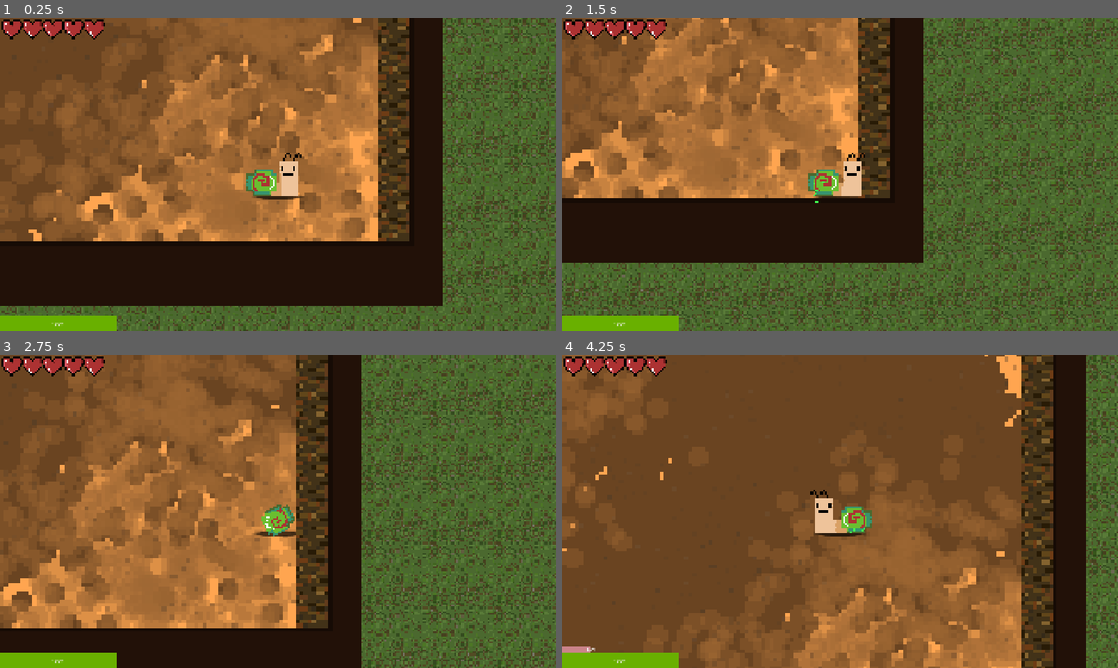
Above: before the commit, frames 1-4 (two rows, left to right).
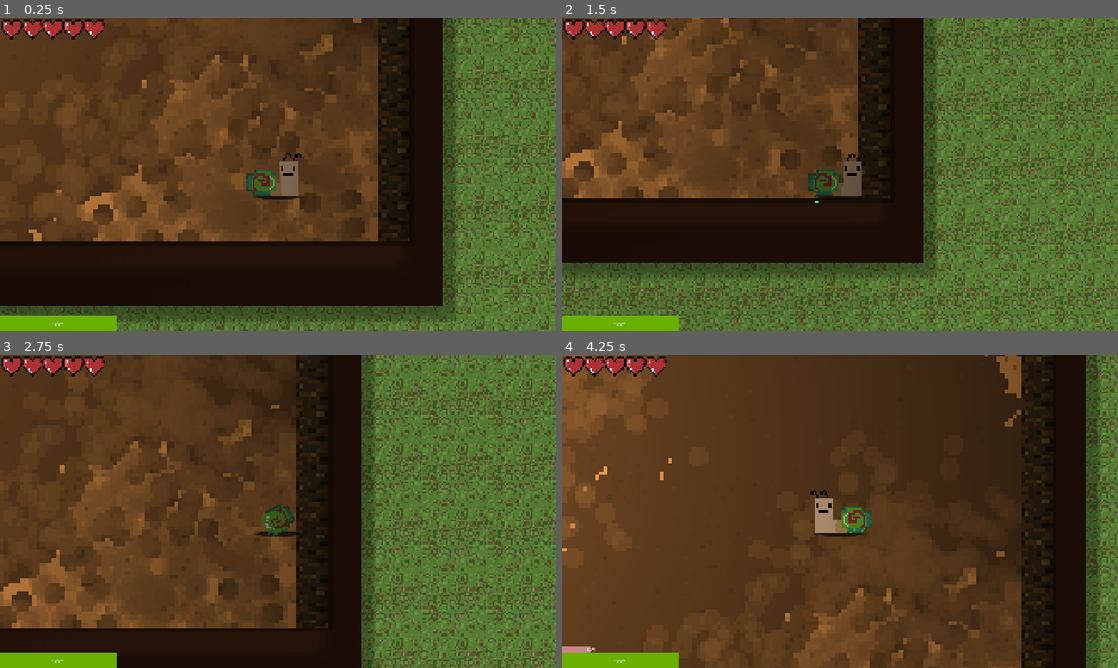
Above: after the commit, the same moments.

Repository: mark4pro/rogue-like
Game: Godot game, scene res://worldGen/testGen.tscn
Same seed, same stepped clock (60 frames per second), same inputs: the game is played once before the commit and once after it.
Inputs (mouse positions are in pixels of both pictures, inside the frame that each line leads up to):
- Up to frame 1 (0.25 s): no input
- Up to frame 2 (1.5 s): tap Enter at 0.5 s; move the mouse to (962, 158) at 0.52 s; hold D (right) 0.53-1.28 s; tap F6 (free_cam) at 0.6 s; click (962, 158) at 0.67 s; tap Space at 1.25 s; move the mouse to (728, 190) at 1.27 s; hold S (down) from 1.28 s (still down); tap E (pickup) at 1.35 s
- Up to frame 3 (2.75 s): move the mouse to (333, 442) at 2.02 s; release S (down) at 2.03 s; hold D (right) from 2.03 s (still down); tap Ctrl (roll) at 2.1 s
- Up to frame 4 (4.25 s): move the mouse to (812, 574) at 2.77 s; release D (right) at 2.78 s; hold W (up) 2.78-3.53 s; tap Shift (sprint) at 2.85 s; click (812, 574) at 2.92 s; move the mouse to (1006, 558) at 3.52 s; hold A (left) from 3.53 s (still down); tap F6 (free_cam) at 3.6 s

The runs differ from the first frame. In frame 1, 48% of the frame differs, in the area x 0-81%, y 0-96%; in frame 2, 34%; in frame 3, 49%; in frame 4, 56%, in the area x 16-96%, y 0-100%.

Commit message:
epic shit

Diff:
--- a/Scenes/hub.tscn
+++ b/Scenes/hub.tscn
@@ -5,10 +5,40 @@
 [ext_resource type="Texture2D" uid="uid://duist614bhywm" path="res://Assets/imgs/Hub/Hub_Walls.png" id="2_oc3mp"]
 [ext_resource type="Texture2D" uid="uid://csvk3l3u80mid" path="res://Assets/imgs/Hub/Hub_Effect.png" id="3_imdk4"]
 [ext_resource type="TileSet" uid="uid://b42gidbr1gvoe" path="res://Assets/tilesets/forest_test.tres" id="4_imdk4"]
+[ext_resource type="Shader" uid="uid://o3kdvw704xr4" path="res://drop_shadow_no_texture.gdshader" id="4_vkujn"]
 [ext_resource type="Script" uid="uid://dqsqfmr74cyoj" path="res://Script/tree_tool.gd" id="5_ourlr"]
+[ext_resource type="Texture2D" uid="uid://oyvy6kab4ex8" path="res://Assets/imgs/Lights/Light_1.png" id="6_f11wv"]
+[ext_resource type="Shader" uid="uid://b8rek7pxkyq5r" path="res://Assets/shaders/drop_shadow.gdshader" id="7_lw6cm"]
+[ext_resource type="Texture2D" uid="uid://8ijmbvm5swve" path="res://Assets/imgs/Hub/Hub_Bounds.png" id="8_vkujn"]
+[ext_resource type="PackedScene" uid="uid://biahn66yel13i" path="res://Assets/prefabs/tree.tscn" id="9_f11wv"]
+
+[sub_resource type="ShaderMaterial" id="ShaderMaterial_f11wv"]
+shader = ExtResource("4_vkujn")
+shader_parameter/debug = false
+shader_parameter/border_scale = 2.0
+shader_parameter/shadow_offset = Vector2(-10, -10)
+shader_parameter/color = Color(0, 0, 0, 0.30588236)
+shader_parameter/blur_amount = 3.0000001425
+shader_parameter/shadow_scale = 1.5
+shader_parameter/disable_rotating = false
 
 [sub_resource type="CanvasItemMaterial" id="CanvasItemMaterial_ourlr"]
-blend_mode = 3
+blend_mode = 2
+light_mode = 1
+
+[sub_resource type="OccluderPolygon2D" id="OccluderPolygon2D_f11wv"]
+closed = false
+polygon = PackedVector2Array(16, 192, 16, 160, 336, 160, 336, -176, -336, -176, -336, 160, -48, 160, -48, 192)
+
+[sub_resource type="ShaderMaterial" id="ShaderMaterial_y6p6t"]
+shader = ExtResource("7_lw6cm")
+shader_parameter/debug = false
+shader_parameter/border_scale = 2.0
+shader_parameter/shadow_offset = Vector2(-10, -10)
+shader_parameter/color = Color(0, 0, 0, 0.30588236)
+shader_parameter/blur_amount = 0.0
+shader_parameter/shadow_scale = 1.5
+shader_parameter/disable_rotating = true
 
 [node name="Hub" type="Node2D" unique_id=1948641179]
 
@@ -16,25 +46,47 @@
 script = ExtResource("1_ourlr")
 
 [node name="Floor" type="Sprite2D" parent="House" unique_id=1419043341]
+position = Vector2(16, 16)
 texture = ExtResource("1_2ch6h")
 
-[node name="Wall" type="Sprite2D" parent="House" unique_id=1739636216]
-z_index = 3
+[node name="Wall" type="Sprite2D" parent="House" unique_id=1470917998]
+visibility_layer = 2
+position = Vector2(16, 16)
+texture = ExtResource("2_oc3mp")
+
+[node name="Shadow" type="Sprite2D" parent="House/Wall" unique_id=265458230]
+show_behind_parent = true
+z_index = 4
+material = SubResource("ShaderMaterial_f11wv")
 texture = ExtResource("2_oc3mp")
 
 [node name="Effect" type="Sprite2D" parent="House" unique_id=524129153]
 visible = false
-z_index = 4
+z_index = 5
 material = SubResource("CanvasItemMaterial_ourlr")
+position = Vector2(16, 16)
 texture = ExtResource("3_imdk4")
+
+[node name="SunOccluder" type="LightOccluder2D" parent="House" unique_id=793715342]
+occluder = SubResource("OccluderPolygon2D_f11wv")
+sdf_collision = false
 
 [node name="WallCol" type="StaticBody2D" parent="House" unique_id=936339909]
 
 [node name="CollisionPolygon2D" type="CollisionPolygon2D" parent="House/WallCol" unique_id=974597952]
+visible = false
 polygon = PackedVector2Array(-352, -192, 352, -192, 352, 192, 0, 192, 0, 160, 320, 160, 320, -160, -320, -160, -320, 160, -32, 160, -32, 192, -352, 192)
 
 [node name="Spawn" type="Marker2D" parent="House" unique_id=1350101866]
 position = Vector2(271, 127)
+
+[node name="PointLight2D" type="PointLight2D" parent="House" unique_id=2078886665]
+position = Vector2(-16, 0)
+color = Color(1, 1, 1, 0.8627451)
+shadow_enabled = true
+texture = ExtResource("6_f11wv")
+texture_scale = 8.01
+height = 120.0
 
 [node name="World" type="Node2D" parent="." unique_id=1046988262]
 
@@ -51,3 +103,95 @@
 
 [node name="Trees" type="Node2D" parent="World" unique_id=1496900604]
 script = ExtResource("5_ourlr")
+
+[node name="Bounds" type="Sprite2D" parent="." unique_id=1784180589]
+modulate = Color(1, 1, 1, 0.9411765)
+z_index = 5
+material = SubResource("ShaderMaterial_y6p6t")
+position = Vector2(-1.1444092e-05, 0)
+scale = Vector2(1.0243903, 1.0322582)
+texture = ExtResource("8_vkujn")
+
+[node name="Tree" parent="Bounds" unique_id=1628725339 instance=ExtResource("9_f11wv")]
+z_index = -1
+position = Vector2(-437.33328, -280.93747)
+rotation = 0.4660029
+
+[node name="Tree2" parent="Bounds" unique_id=823179930 instance=ExtResource("9_f11wv")]
+z_index = -1
+position = Vector2(-156.1904, -339.06247)
+rotation = 3.8397243
+
+[node name="Tree3" parent="Bounds" unique_id=1192894464 instance=ExtResource("9_f11wv")]
+z_index = -1
+position = Vector2(-516.40466, 127.875)
+rotation = 1.6301376
+
+[node name="Tree4" parent="Bounds" unique_id=588863729 instance=ExtResource("9_f11wv")]
+z_index = -1
+position = Vector2(-347.52374, 357.46872)
+rotation = -1.5254178
+
+[node name="Tree5" parent="Bounds" unique_id=349295823 instance=ExtResource("9_f11wv")]
+z_index = -1
+position = Vector2(-82.976166, 309.03125)
+rotation = -2.4556782
+
+[node name="Tree6" parent="Bounds" unique_id=797148743 instance=ExtResource("9_f11wv")]
+z_index = -1
+position = Vector2(318.23804, 295.46875)
+rotation = 1.2112585
+
+[node name="Tree7" parent="Bounds" unique_id=1045551974 instance=ExtResource("9_f11wv")]
+z_index = -1
+position = Vector2(488.09515, -18.406189)
+rotation = -2.5726154
+
+[node name="Tree8" parent="Bounds" unique_id=1907746590 instance=ExtResource("9_f11wv")]
+z_index = -1
+position = Vector2(382.66663, -284.8124)
+rotation = -3.73675
+
+[node name="DaylightSystem" type="Node2D" parent="." unique_id=319675014]
+
+[node name="Sun" type="PointLight2D" parent="DaylightSystem" unique_id=1622275140]
+z_index = 3
+position = Vector2(-470, -318)
+energy = 1.2
+blend_mode = 2
+shadow_enabled = true
+texture = ExtResource("6_f11wv")
+texture_scale = 25.0
+
+[node name="Sun" type="PointLight2D" parent="DaylightSystem/Sun" unique_id=418251766]
+z_index = 3
+position = Vector2(938, 651)
+energy = 1.2
+blend_mode = 2
+shadow_enabled = true
+texture = ExtResource("6_f11wv")
+texture_scale = 25.0
+height = 268.0
+
+[node name="Sun" type="PointLight2D" parent="DaylightSystem/Sun/Sun" unique_id=501785121]
+z_index = 3
+position = Vector2(-31, -619)
+energy = 1.2
+blend_mode = 2
+shadow_enabled = true
+texture = ExtResource("6_f11wv")
+texture_scale = 25.0
+height = 268.0
+
+[node name="Sun" type="PointLight2D" parent="DaylightSystem/Sun/Sun/Sun" unique_id=1057431621]
+z_index = 3
+position = Vector2(-912, 592)
+energy = 1.2
+blend_mode = 2
+shadow_enabled = true
+texture = ExtResource("6_f11wv")
+texture_scale = 25.0
+height = 268.0
+
+[node name="Ambient" type="CanvasModulate" parent="DaylightSystem" unique_id=1210830975]
+color = Color(0.34407556, 0.3440758, 0.34407565, 1)
--- a/Scenes/shit.tscn
+++ /dev/null
@@ -1,18 +0,0 @@
-[gd_scene format=3 uid="uid://b2r487f6fn0ic"]
-
-[ext_resource type="PackedScene" uid="uid://bjts4lj4357yt" path="res://Assets/prefabs/player.tscn" id="1_4ox28"]
-[ext_resource type="PackedScene" uid="uid://csunnqftn32r0" path="res://Assets/prefabs/dummy.tscn" id="2_ubntj"]
-[ext_resource type="PackedScene" uid="uid://b5eq6i6you4bx" path="res://Assets/prefabs/groundItem.tscn" id="3_m8brx"]
-[ext_resource type="Resource" uid="uid://dwu6vcmregnk8" path="res://Assets/items/health_1.tres" id="4_520yk"]
-
-[node name="shit" type="Node2D" unique_id=349187987]
-
-[node name="Player" parent="." unique_id=2014763879 instance=ExtResource("1_4ox28")]
-position = Vector2(267, 100)
-
-[node name="Dummy" parent="." unique_id=1486159998 instance=ExtResource("2_ubntj")]
-position = Vector2(387, 154)
-
-[node name="groundItem" parent="." unique_id=1184176859 instance=ExtResource("3_m8brx")]
-position = Vector2(265, 143)
-item = ExtResource("4_520yk")
--- /dev/null
+++ b/drop_shadow_no_texture.gdshader
@@ -0,0 +1,96 @@
+// version: 2.0
+// repository: https://github.com/TABmk/godot-2d-shadow-shader
+
+shader_type canvas_item;
+
+uniform sampler2D thisTexture;
+
+uniform bool debug = false;
+uniform float border_scale = 2.0;
+uniform vec2 shadow_offset = vec2(-10.0, -10.0);
+uniform vec4 color : source_color;
+uniform float blur_amount : hint_range(0.0, 10.0) = 0.0;
+uniform float shadow_scale = 1.5;
+uniform bool disable_rotating = false;
+
+varying flat vec4 modulate;
+varying flat float sprite_rotation;
+
+void vertex() {
+    float final_scale = max(border_scale, border_scale * shadow_scale);
+    VERTEX.xy *= vec2(final_scale);
+    modulate = COLOR;
+    sprite_rotation = atan(MODEL_MATRIX[0][1], MODEL_MATRIX[0][0]);
+}
+
+vec4 sample_texture_safe(sampler2D tex, vec2 uv) {
+    return (uv.x < 0.0 || uv.x > 1.0 || uv.y < 0.0 || uv.y > 1.0)
+        ? vec4(0.0)
+        : texture(tex, uv);
+}
+
+vec4 apply_gaussian_blur(sampler2D tex, vec2 uv, vec2 pixel_size) {
+    if (blur_amount <= 0.0) return sample_texture_safe(tex, uv);
+
+    vec4 color_blur = vec4(0.0);
+    float total_weight = 0.0;
+    int kernel_size = int(blur_amount * 3.0);
+
+    for (int x = -kernel_size; x <= kernel_size; x++) {
+        for (int y = -kernel_size; y <= kernel_size; y++) {
+            vec2 blur_offset = vec2(float(x), float(y)) * pixel_size;
+            float weight = exp(-0.5 * (float(x * x + y * y)) / (blur_amount * blur_amount));
+            color_blur += sample_texture_safe(tex, uv + blur_offset) * weight;
+            total_weight += weight;
+        }
+    }
+
+    return total_weight > 0.0 ? color_blur / total_weight : vec4(0.0);
+}
+
+vec2 rotate_point(vec2 point, float angle) {
+    float s = sin(angle);
+    float c = cos(angle);
+    return vec2(
+        point.x * c - point.y * s,
+        point.x * s + point.y * c
+    );
+}
+
+float calculate_fade(float coord, float scale) {
+    if (coord < 0.0) {
+        return 1.0 + (coord / (scale - 1.0));
+    } else if (coord > 1.0) {
+        return 1.0 - ((coord - 1.0) / (scale - 1.0));
+    }
+    return 1.0;
+}
+
+vec4 process_texture(vec2 uv, sampler2D tex, bool is_main, vec2 pixel_size) {
+    if (is_main) {
+        return sample_texture_safe(tex, uv) * modulate;
+    }
+
+    vec4 blurred = apply_gaussian_blur(tex, uv, pixel_size);
+    float fade_x = calculate_fade(uv.x, shadow_scale);
+    float fade_y = calculate_fade(uv.y, shadow_scale);
+    float fade = smoothstep(0.0, 1.0, min(fade_x, fade_y));
+
+    return vec4(color.rgb, (blurred.a - (1.0 - color.a)) * modulate.a * fade);
+}
+
+void fragment() {
+    float final_scale = max(border_scale, border_scale * shadow_scale);
+    vec2 scaled_uv = UV * final_scale - (0.5 * (final_scale - 1.0));
+
+    vec4 main_texture = process_texture(scaled_uv, TEXTURE, true, TEXTURE_PIXEL_SIZE);
+
+    vec2 adjusted_offset = disable_rotating ? shadow_offset : rotate_point(shadow_offset, -sprite_rotation);
+    vec2 shadow_uv = scaled_uv + adjusted_offset * TEXTURE_PIXEL_SIZE;
+
+    vec4 shadow = process_texture(shadow_uv, TEXTURE, false, TEXTURE_PIXEL_SIZE);
+
+    vec4 res = mix(shadow, main_texture, main_texture.a);
+	vec4 debug_layer = vec4(1.0, 0.0, 0.0, 0.3);
+	COLOR = shadow;//mix(debug ? debug_layer : shadow, shadow, main_texture.a);
+}
--- a/worldGen/scripts/free_cam.gd
+++ b/worldGen/scripts/free_cam.gd
@@ -1,4 +1,7 @@
 extends Camera2D
+
+var limitSet : bool = false
+var bounds : CollisionPolygon2D = null
 
 func _process(delta: float) -> void:
 	if is_current():
@@ -9,3 +12,31 @@
 		zoom += Vector2(zoomDir, zoomDir) * 10 * delta
 		zoom.x = clampf(zoom.x, 0.5, 100)
 		zoom.y = clampf(zoom.y, 0.5, 100)
+
+	position.x = clamp(position.x, limit_left, limit_right)
+	position.y = clamp(position.y, limit_top, limit_bottom)
+
+	var boundsChk = get_tree().get_nodes_in_group("Bounds")
+	if not boundsChk.is_empty(): bounds = boundsChk[0].get_node_or_null("CollisionPolygon2D")
+
+	if bounds and not limitSet:
+		var min_x = INF
+		var max_x = -INF
+		var min_y = INF
+		var max_y = -INF
+
+		for p in bounds.polygon:
+			min_x = min(min_x, p.x)
+			max_x = max(max_x, p.x)
+			min_y = min(min_y, p.y)
+			max_y = max(max_y, p.y)
+
+		var top_left = Vector2(min_x, min_y)
+		var bottom_right = Vector2(max_x, max_y)
+
+		limit_left = int(top_left.x)
+		limit_top = int(top_left.y)
+		limit_right = int(bottom_right.x)
+		limit_bottom = int(bottom_right.y)
+
+		limitSet = true
--- a/worldGen/scripts/worldgen.gd
+++ b/worldGen/scripts/worldgen.gd
@@ -137,6 +137,36 @@
 
 				TileType.WALL:
 					walls.set_cell(Vector2i(x, y), 0, Vector2i(0, 2))
+
+	#Gen world bounds
+	var used_rect := ground.get_used_rect()
+	var tile_size := ground.tile_set.tile_size
+
+	var size_in_pixels = used_rect.size * tile_size
+	size_in_pixels = Vector2(size_in_pixels)
+	size_in_pixels *= ground.scale
+	print(size_in_pixels)
+
+	var newStaticBody : StaticBody2D = StaticBody2D.new()
+	newStaticBody.name = "Bounds"
+	newStaticBody.add_to_group("Bounds")
+
+	var newCollisionPoly : CollisionPolygon2D = CollisionPolygon2D.new()
+	newCollisionPoly.name = "CollisionPolygon2D"
+
+	var points := PackedVector2Array()
+
+	points.append(Vector2.ZERO)
+	points.append(Vector2(size_in_pixels.x, 0))
+	points.append(Vector2(size_in_pixels.x, size_in_pixels.y))
+	points.append(Vector2(0, size_in_pixels.y))
+
+	newCollisionPoly.polygon = points
+	newCollisionPoly.build_mode = CollisionPolygon2D.BUILD_SEGMENTS
+
+	get_tree().current_scene.get_node("World").add_child(newStaticBody)
+	get_tree().current_scene.get_node("World/Bounds").add_child(newCollisionPoly)
+
 
 func regen() -> void:
 	seed = randi()
Binary file added: Assets/imgs/Hub/Hub_Bounds.png
Not shown, added: Assets/imgs/Hub/Hub_Bounds.png.import
Binary file changed: Assets/imgs/Hub/Hub_Effect.png
Binary file changed: Assets/imgs/Hub/Hub_Floor.png
Binary file changed: Assets/imgs/Hub/Hub_Walls.png
Binary file added: Assets/imgs/Lights/Light_1.png
Not shown, added: Assets/imgs/Lights/Light_1.png.import
Not shown, added: drop_shadow_no_texture.gdshader.uid
